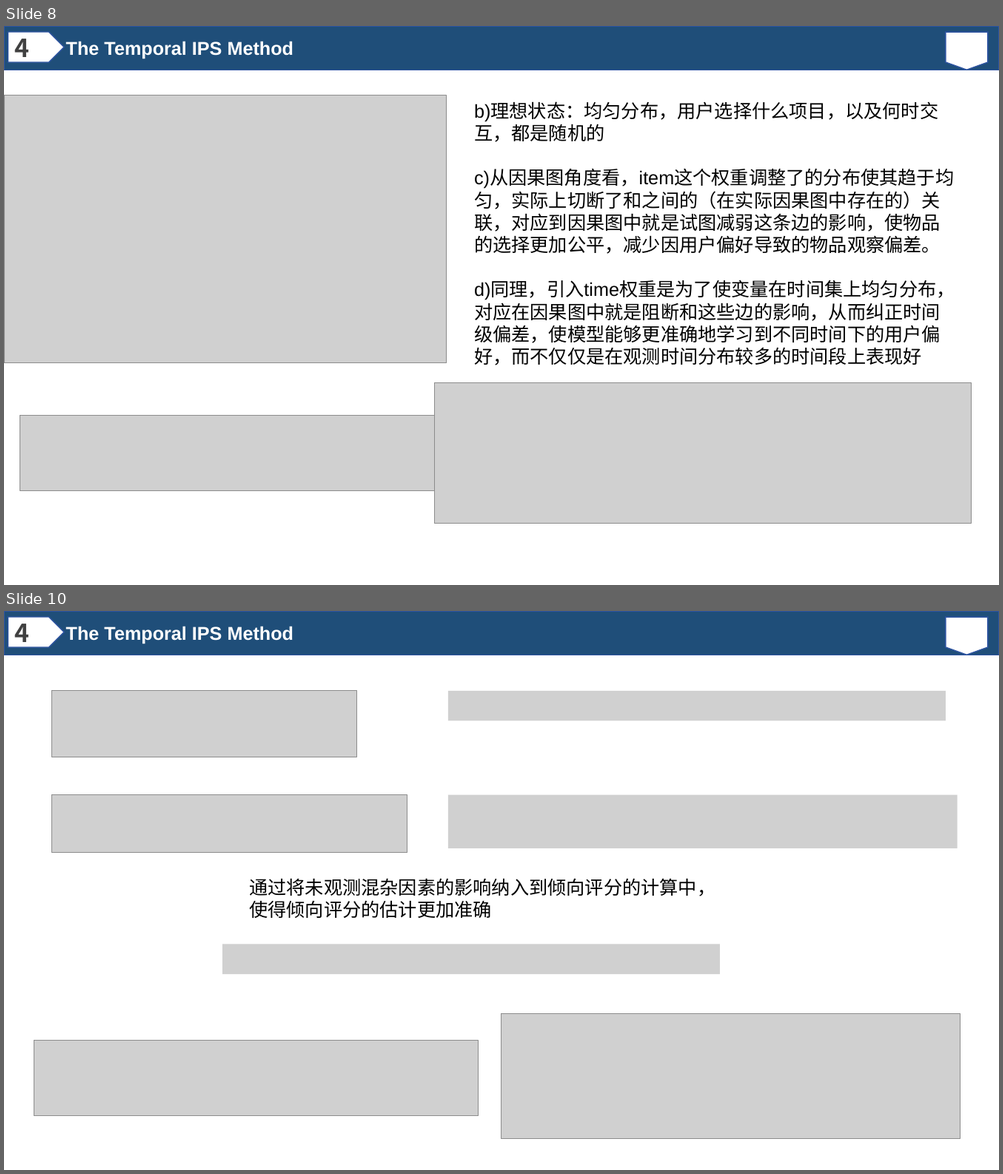
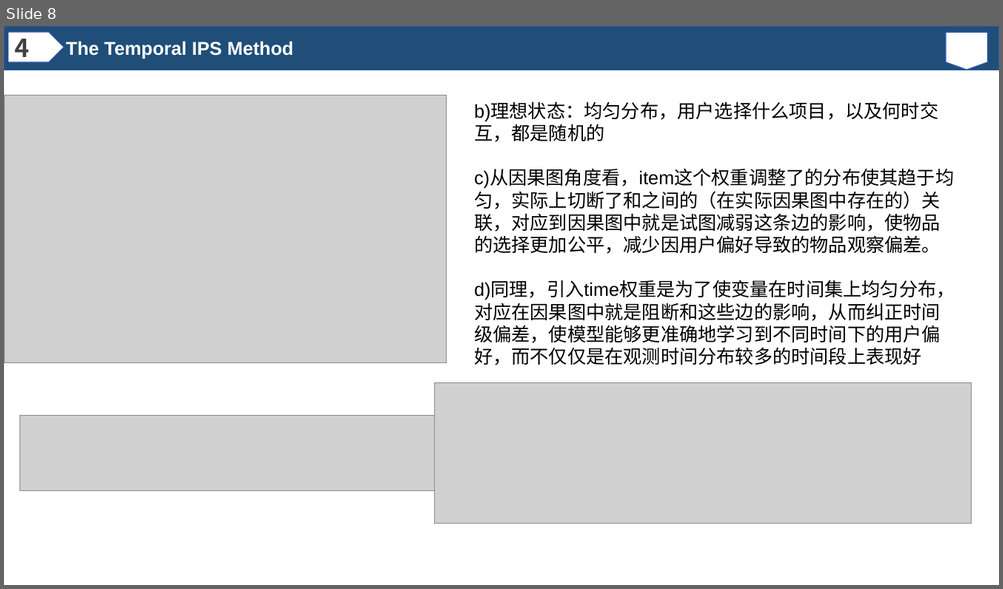
Before and after one commit to cpu135/literature-review, a slide deck: 动态偏差/因果纠偏时间感知推荐/新建 PPTX 演示文稿.pptx. Shown one above the other, each under a label of ours: slides 8 and 10 before the commit, slide 8 after it; the slides between them are not shown. The pictures are 1003x1174 and 1003x589 pixels, drawn with LibreOffice and Linux fonts; fonts in the diff are those of the drawing; grey boxes stand for pictures. Boxes give left, top, right and bottom in pixels: in the first picture for what was removed or moved away, otherwise in the second. Text is boxed around its words. In the diff, an @@ line names an element or a change of style, - is before the commit and + after.

```diff
--- a/动态偏差/因果纠偏时间感知推荐/新建 PPTX 演示文稿.pptx
+++ b/动态偏差/因果纠偏时间感知推荐/新建 PPTX 演示文稿.pptx
@@ slide 10 removed at box(4, 611, 999, 1170), background #FFFFFF @@
@@ rectangle removed at box(4, 611, 999, 655) @@
@@ pentagon arrow removed at box(8, 617, 64, 647) @@
@@ text removed at box(15, 617, 30, 649) @@
-4
@@ text removed at box(66, 626, 294, 644) @@
-The Temporal IPS Method
@@ flow chart offpage connector removed at box(945, 617, 987, 655) @@
@@ picture removed at box(52, 691, 356, 758) @@
@@ picture removed at box(448, 691, 945, 721) @@
@@ picture removed at box(52, 795, 407, 853) @@
@@ picture removed at box(448, 795, 957, 849) @@
@@ text removed at box(249, 878, 715, 918) @@
-通过将未观测混杂因素的影响纳入到倾向评分的计算中，使得倾向评分的估计更加准确
@@ picture removed at box(222, 945, 720, 974) @@
@@ picture removed at box(502, 1014, 961, 1140) @@
@@ picture removed at box(34, 1041, 478, 1116) @@
```
Also in this commit, not shown: 1 slide changed, 6 slides added.
